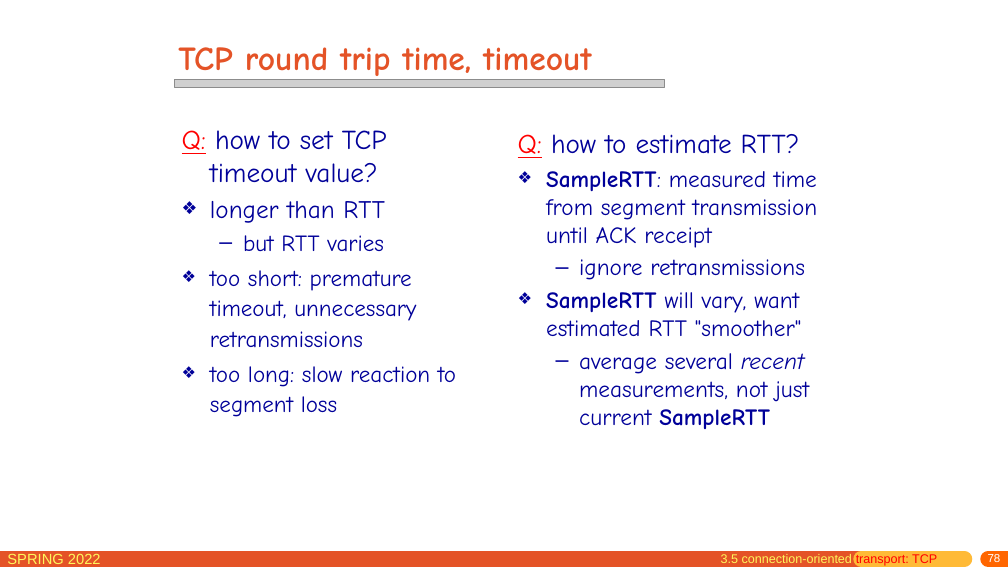
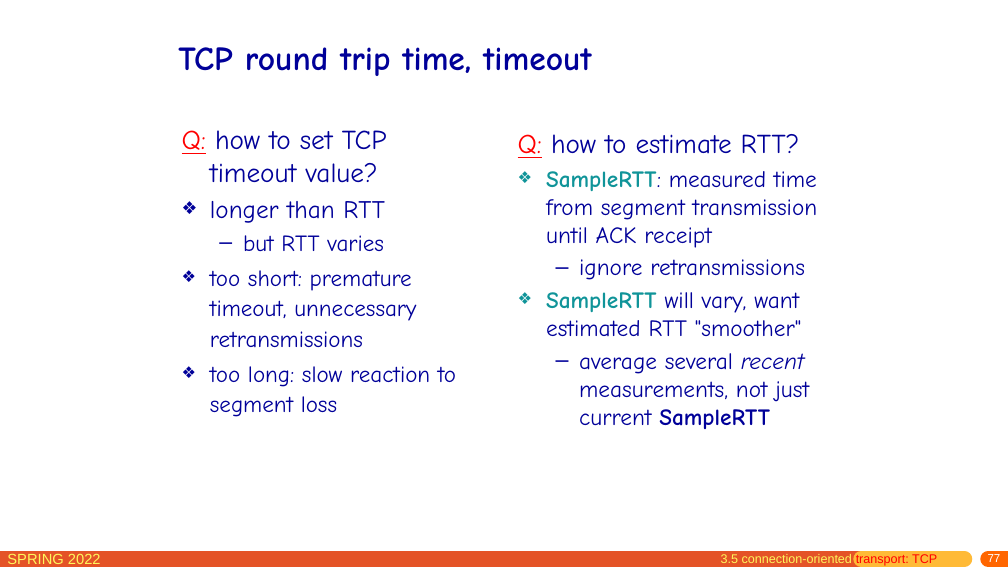
Before and after one commit to network-whu/slides, a slide deck: slide 77 of pptx/chapter3.pptx (slide 78 before the commit). Drawn at 1008x567 pixels with LibreOffice and Linux fonts; fonts in the diff are those of the drawing; grey boxes stand for pictures. Boxes give left, top, right and bottom in pixels: in the first picture for what was removed or moved away, otherwise in the second. Text is boxed around its words. In the diff, an @@ line names an element or a change of style, - is before the commit and + after.

```diff
--- a/pptx/chapter3.pptx
+++ b/pptx/chapter3.pptx
@@ title "TCP round trip time, timeout" at bbox=[178, 47, 591, 76]: text colour #E45327 to #000099 @@
@@ picture removed at bbox=[174, 79, 665, 87] @@
@@ text at bbox=[546, 171, 817, 336]: text colour #000099 to #109499 in "SampleRTT:", "SampleRTT" @@
@@ page number at bbox=[988, 554, 1001, 562]: text changed @@
-78
+77
```
Also in this commit, not shown: 60 other slides changed, 9 slides added, 1 slide removed.
